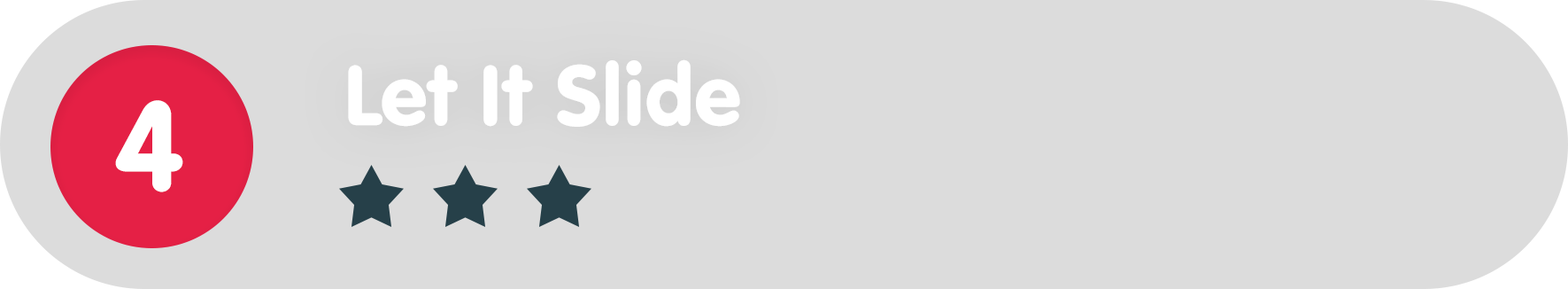
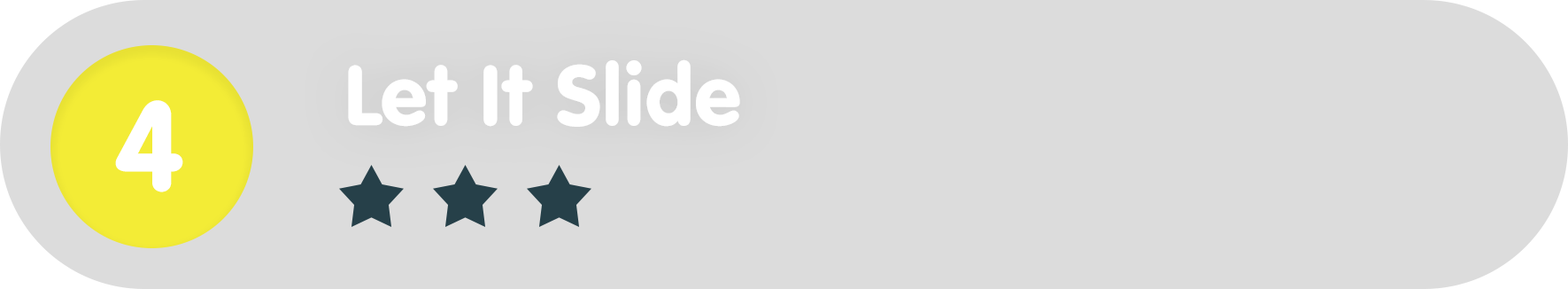
Layered file, before and after one edit (1568×289). Changes by layer:
painted on "Ellipse_green" over [50, 45, 254, 248]
